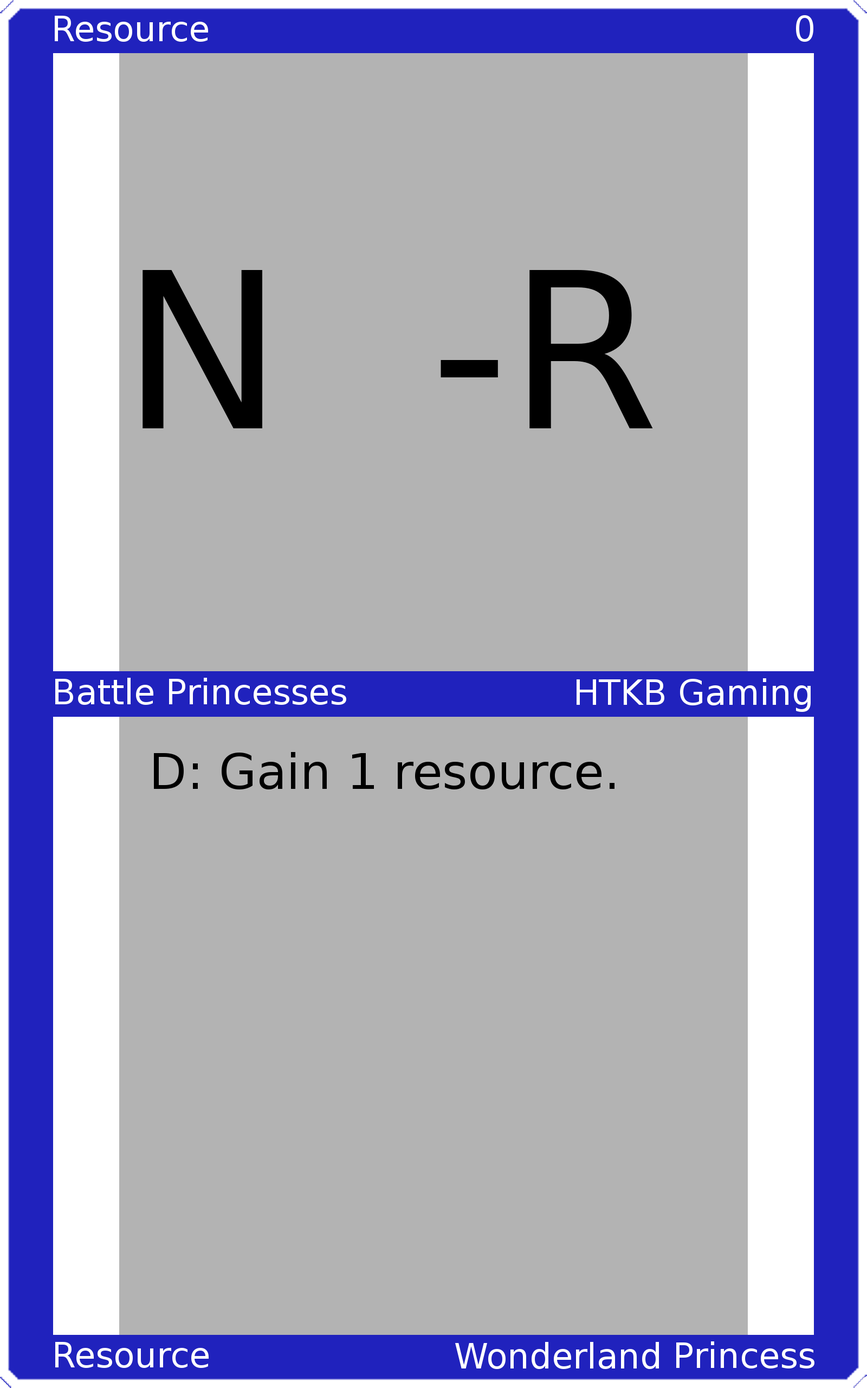
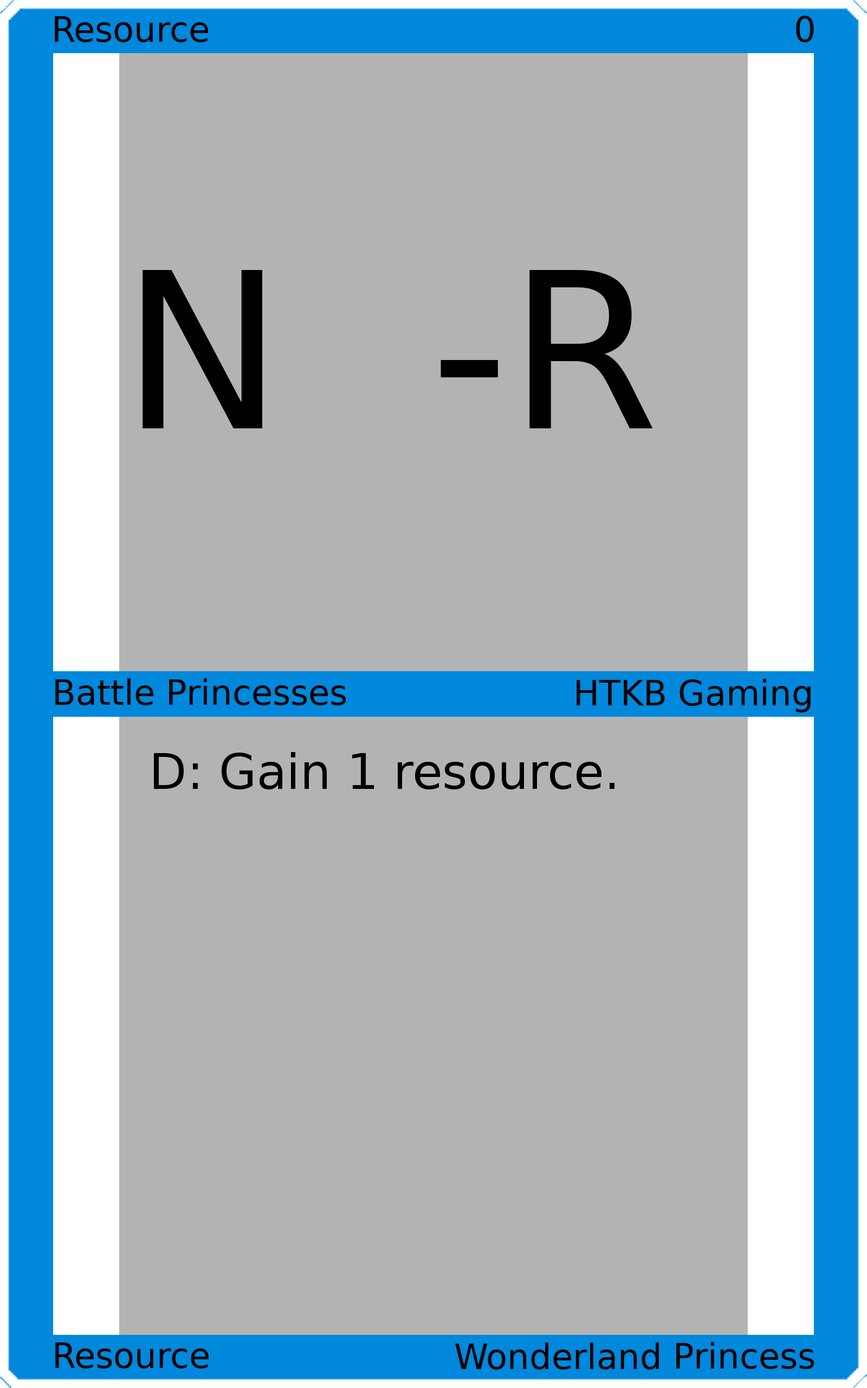
Layered file, before and after one edit (867x1388). Changes by layer:
painted on "Upper Left" over (54, 15, 209, 43)
painted on "Upper Right" over (796, 15, 815, 43)
painted on "Mid Left" over (55, 677, 347, 706)
painted on "Mid Right" over (576, 678, 811, 713)
painted on "Bottom Left" over (55, 1341, 209, 1369)
painted on "Bottom Right" over (455, 1340, 815, 1370)
painted on "Border" over (0, 0, 867, 1388)
